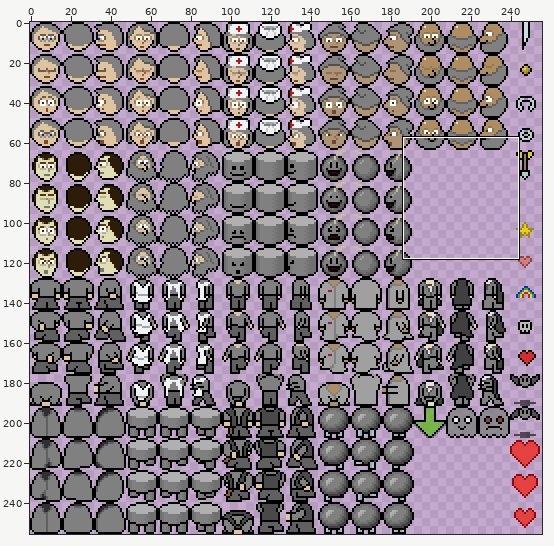
Two versions of one sprite sheet, src/data/tilesheet/003-hero.png. Above: a wide view before the commit, with the close-up outlined.
Close-up. As it was:
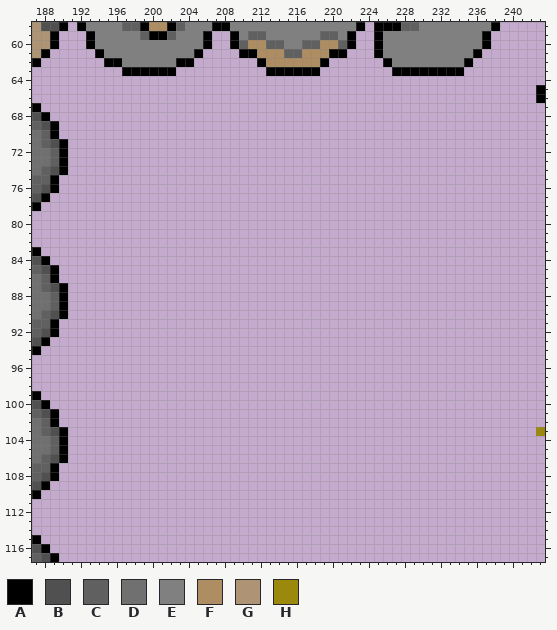
The file is 256x256 pixels. Colours within 5 levels of each other are drawn and written as one. Shown: x 187..243, y 58..117. The commit also changed other parts of the picture, which this record leaves out.
Palette (. is transparent): A #000000  B #505050  C #606060  D #707070  E #808080  F #ae8d62  G #ae9475  H #9b890d
Pixels before (only the part around the change), first column x 189:
 62 ......AAEEEEEEAA.......AFFFFFFA......AEEEEEEEEA........
 63 ........AAAAAA..........AAAAAA........AAAAAAAA.........
 64 .......................................................
 65 ......................................................A
 66 ......................................................A
 67 .......................................................
 68 .......................................................
 69 A......................................................
 70 A......................................................
 71 BA.....................................................
 72 CA.....................................................
 73 CA.....................................................
 74 BA.....................................................
 75 A......................................................
 76 A......................................................
 77 .......................................................
 78 .......................................................
 79 .......................................................
 80 .......................................................
 81 .......................................................
 82 .......................................................
 83 .......................................................
 84 .......................................................
 85 A......................................................
 86 A......................................................
 87 BA.....................................................
 88 CA.....................................................
 89 CA.....................................................
 90 BA.....................................................
 91 A......................................................
 92 A......................................................
 93 .......................................................
 94 .......................................................
 95 .......................................................
 96 .......................................................
 97 .......................................................
 98 .......................................................
 99 .......................................................
100 .......................................................
101 A......................................................
102 A......................................................
103 BA....................................................H
104 CA.....................................................
105 CA.....................................................
106 BA.....................................................
107 A......................................................
108 A......................................................
109 .......................................................
110 .......................................................
111 .......................................................
112 .......................................................
113 .......................................................
114 .......................................................
115 .......................................................
116 .......................................................
117 A......................................................
And afterwards:
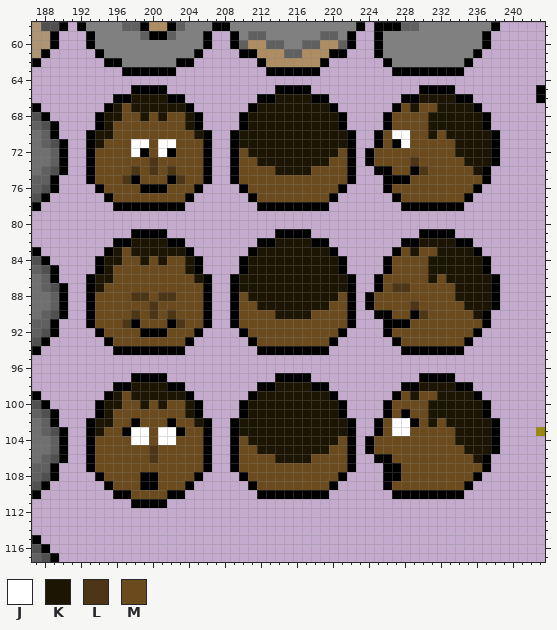
Colours new in this view: J #ffffff  K #1d1504  L #4d3615  M #6b4b1d
Change:
Changed rows in their new state; - is an unchanged pixel.
first column x 193:
 65 -----AAAA------------AAAA------------AAAA-----
 66 ---AAKKKKAA--------AAKKKKAA--------AAKKKKAA---
 67 --AKMKKKKKKA------AKKKKKKKKA------AMKMMKKKKA--
 68 -AKKMMKMKMMKA----AKKKKKKKKKKA----AMMMMKKKKKKA-
 69 -AKMMMMMMMMKA----AKKKKKKKKKKA----AMMMMKKKKKKA-
 70 AKKMMMMMMMMMKA--AKKKKKKKKKKKKA--AMJJMMKMKKKKKA
 71 AKMMMJJMJJMMMA--AKKKKKKKKKKKKA--AMAJMMMMMKKKKA
 72 AMMMMJAMJAMMMA--AMKKKKKKKKKKMA-AMMMMMMMMMKKKKA
 73 AMMMMMMLMMMMMA--AMMKKKKKKKKMMA-AMMMMLMMMMMKKKA
 74 AMMMMLMLMLMMMA--AMMMMKKKKMMMMA--AAMMALMMMMMKA-
 75 AMMMLAMMMALMMA--AMMMMMMMMMMMMA---AAAMMMMMMMMA-
 76 -AMMMMAAAMMMA----AMMMMMMMMMMA----AMMMMMMMMMA--
 77 --AMMMMMMMMA------AMMMMMMMMA------AMMMMMMMA---
 78 ---AAAAAAAA--------AAAAAAAA--------AAAAAAA----
 81 -----AAAA------------AAAA------------AAAA-----
 82 ---AAKKKKAA--------AAKKKKAA--------AAKKKKAA---
 83 --AKMKKKKKKA------AKKKKKKKKA------AMKMMKKKKA--
 84 -AKKMMKMKMMKA----AKKKKKKKKKKA----AMMMMKKKKKKA-
 85 -AKMMMMMMMMKA----AKKKKKKKKKKA----AMMMMKKKKKKA-
 86 AKKMMMMMMMMMKA--AKKKKKKKKKKKKA--AMMMMMKMKKKKKA
 87 AKMMMMMMMMMMMA--AKKKKKKKKKKKKA--AMLLMMMMMKKKKA
 88 AMMMMLLMLLMMMA--AMKKKKKKKKKKMA-AMMMMMMMMMKKKKA
 89 AMMMMMMLMMMMMA--AMMKKKKKKKKMMA-AMMMMLMMMMMKKKA
 90 AMMMMLMLMLMMMA--AMMMMKKKKMMMMA--AAMMALMMMMMKA-
 91 AMMMLAMMMALMMA--AMMMMMMMMMMMMA---AAAMMMMMMMMA-
 92 -AMMMMAAAMMMA----AMMMMMMMMMMA----AMMMMMMMMMA--
 93 --AMMMMMMMMA------AMMMMMMMMA------AMMMMMMMA---
 94 ---AAAAAAAA--------AAAAAAAA--------AAAAAAA----
 97 -----AAAA------------AAAA------------AAAA-----
 98 ---AAKKKKAA--------AAKKKKAA--------AAKKKKAA---
 99 --AKMKKKKKKA------AKKKKKKKKA------AMKMMKKKKA--
100 -AKKMMKMKMMKA----AKKKKKKKKKKA----AMMMMKKKKKKA-
101 -AKMMMMMMMMKA----AKKKKKKKKKKA----AMAMMKKKKKKA-
102 AKKMMAMMMAMMKA--AKKKKKKKKKKKKA--AMJJAMKMKKKKKA
103 AKMMAJJMJJAMMA--AKKKKKKKKKKKKA--AMJJMMMMMKKKKA
104 AMMMMJJMJJMMMA--AMKKKKKKKKKKMA-AMMMMMMMMMKKKKA
105 AMMMMMMLMMMMMA--AMMKKKKKKKKMMA-AMMMMMMMMMMKKKA
106 AMMMMMMLMMMMMA--AMMMMKKKKMMMMA--AAMMMMMMMMMKA-
107 AMMMMMMMMMMMMA--AMMMMMMMMMMMMA---AAMMMMMMMMMA-
108 -AMMMMAAMMMMA----AMMMMMMMMMMA----AAMMMMMMMMA--
109 --AMMMAAMMMA------AMMMMMMMMA-----AMMMMMMMMA---
110 ---AAMMMMAA--------AAAAAAAA-------AAAAAAAA----
111 -----AAAA-------------------------------------
Changed places in both close-ups, as pixel boxes (x1, y1, x2, y2):
added: (86, 85, 500, 508)
